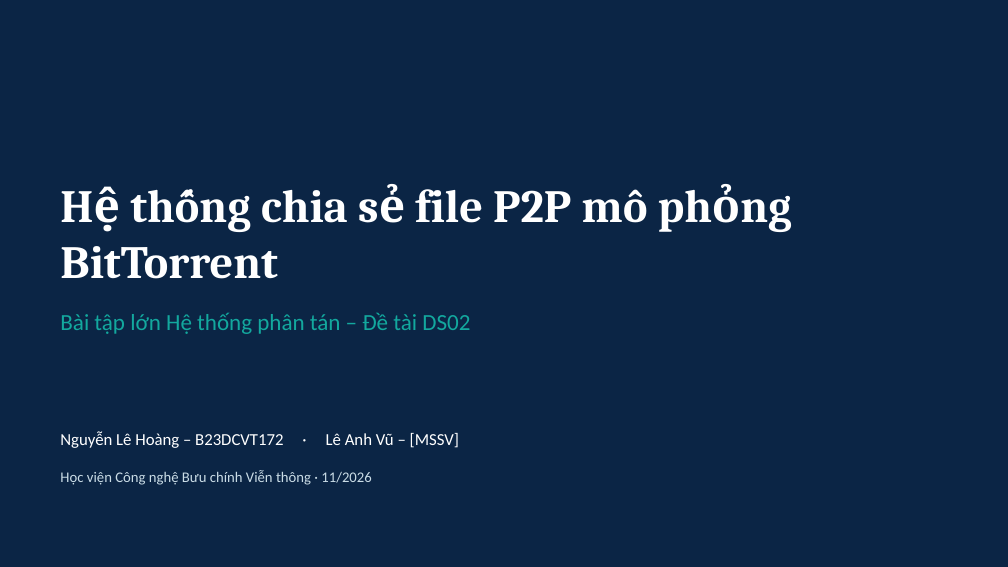
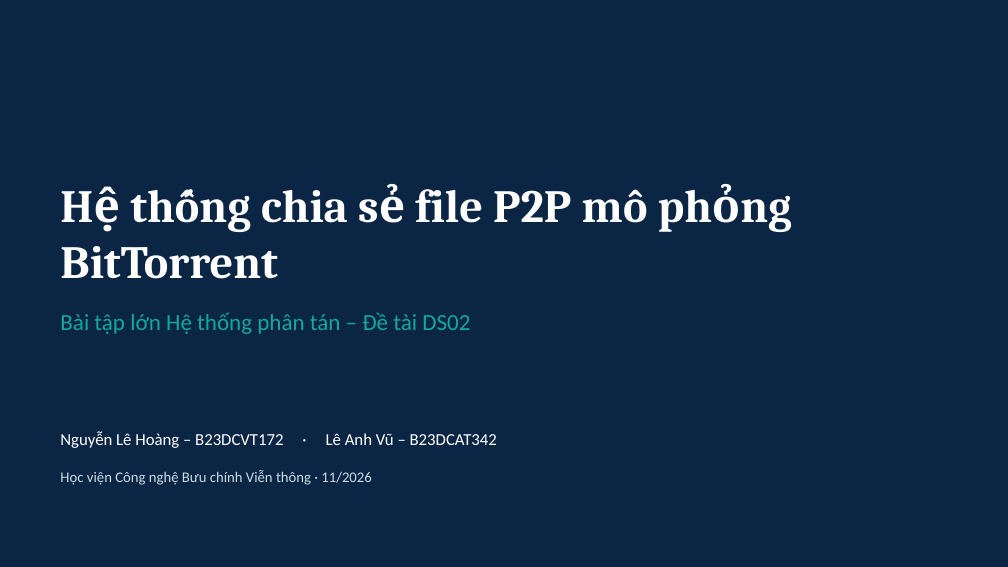
Before and after one commit to spyderman299/ds02-p2p-file-sharing, a slide deck: slide 1 of docs/slides.pptx. Drawn at 1008x567 pixels with LibreOffice and Linux fonts; fonts in the diff are those of the drawing. Boxes give left, top, right and bottom in pixels: in the first picture for what was removed or moved away, otherwise in the second. Text is boxed around its words. In the diff, an @@ line names an element or a change of style, - is before the commit and + after.

```diff
--- a/docs/slides.pptx
+++ b/docs/slides.pptx
@@ text at (60, 431, 497, 448): text changed @@
-Nguyễn Lê Hoàng – B23DCVT172 · Lê Anh Vũ – [MSSV]
+Nguyễn Lê Hoàng – B23DCVT172 · Lê Anh Vũ – B23DCAT342
```
Also in this commit, not shown: 1 other slide changed, 5 other files.
